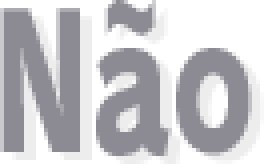
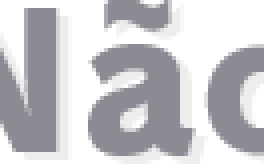
Revision of a layered 264×168 image; what changed, layer by layer:
added layer "Não (Novo)" above "Yes (Novo)" over [0, 0, 264, 156]
hid "Não" over [0, 0, 252, 156]
